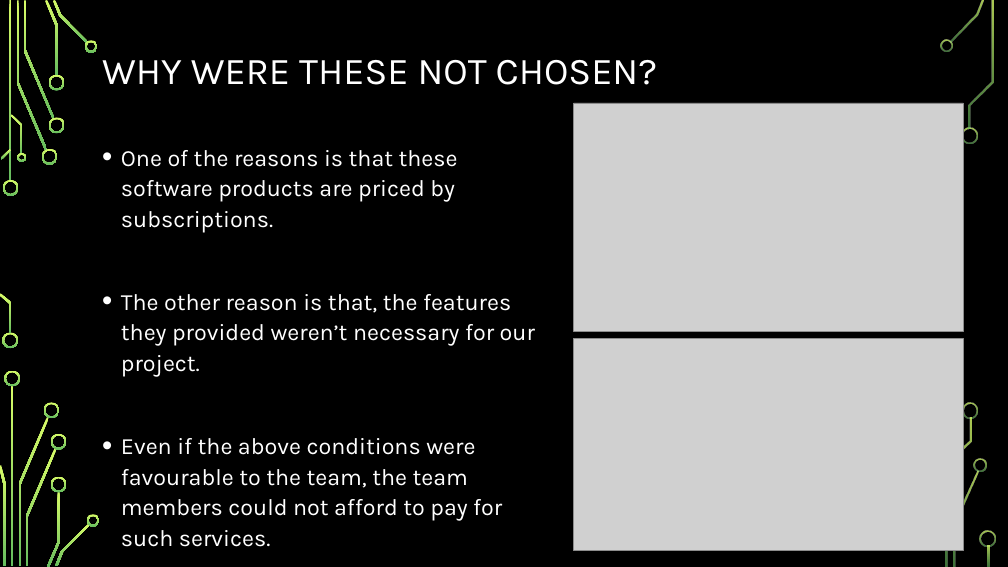
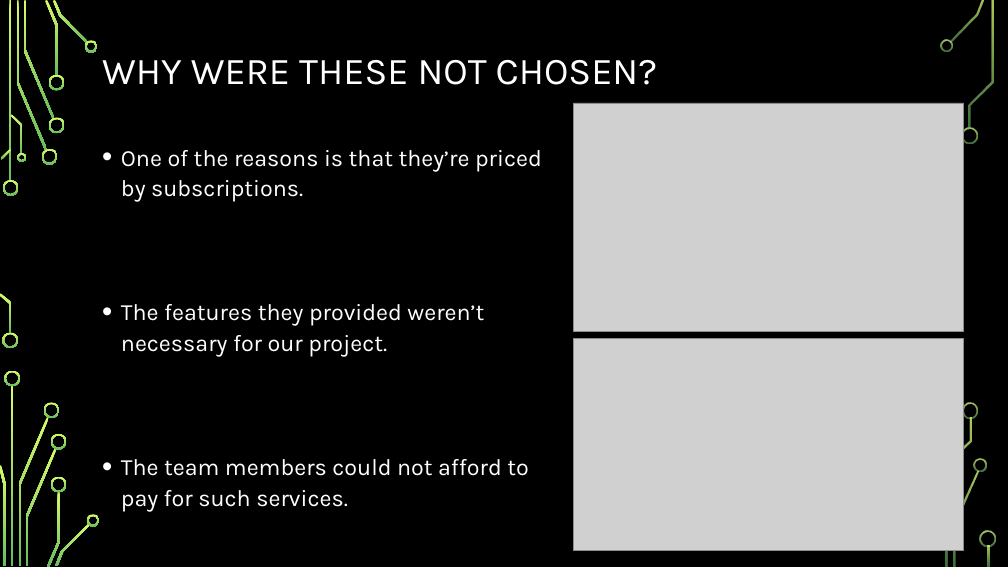
Before and after one commit to CodeBreaker707/Software-Systems-Development, a slide deck: slide 7 of Topic 9 - AE1.pptx. Drawn at 1008x567 pixels with LibreOffice and Linux fonts; fonts in the diff are those of the drawing; grey boxes stand for pictures; background and template pictures are left out. Boxes give left, top, right and bottom in pixels: in the first picture for what was removed or moved away, otherwise in the second. Text is boxed around its words. In the diff, an @@ line names an element or a change of style, - is before the commit and + after.

```diff
--- a/Topic 9 - AE1.pptx
+++ b/Topic 9 - AE1.pptx
@@ text at bbox=[121, 150, 542, 511]: text changed @@
-• One of the reasons is that these software products are priced by subscriptions.
-• The other reason is that, the features they provided weren’t necessary for our project.
-• Even if the above conditions were favourable to the team, the team members could not afford to pay for such services.
+• One of the reasons is that they’re priced by subscriptions.
+• The features they provided weren’t necessary for our project.
+• The team members could not afford to pay for such services.
```
Also in this commit, not shown: 5 other slides changed, 3 other files.
